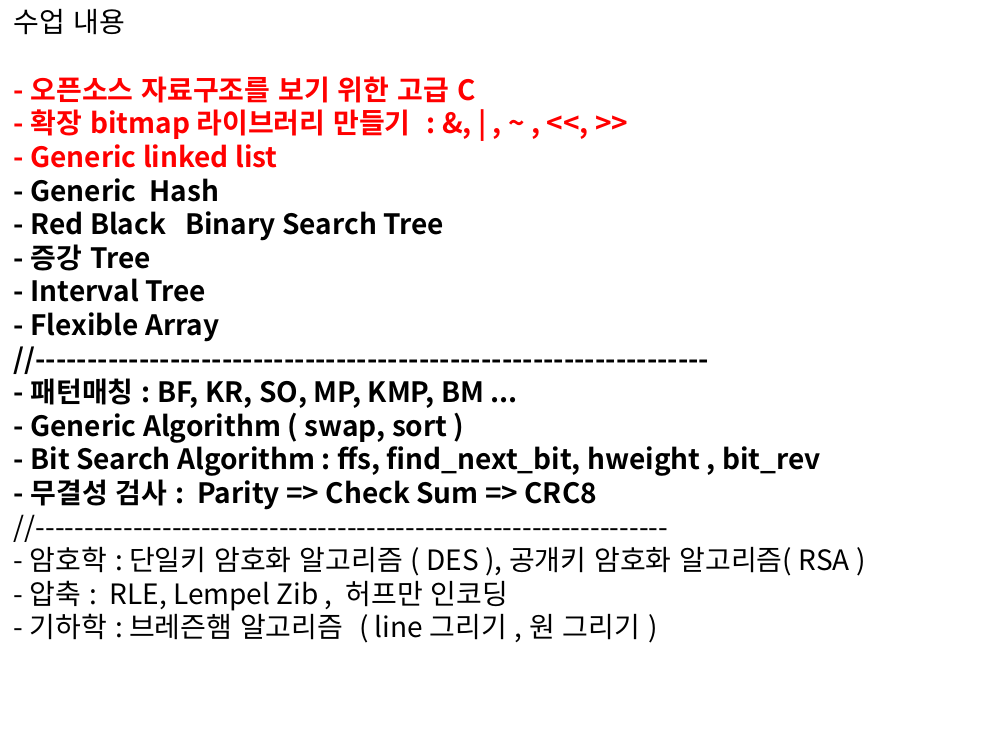
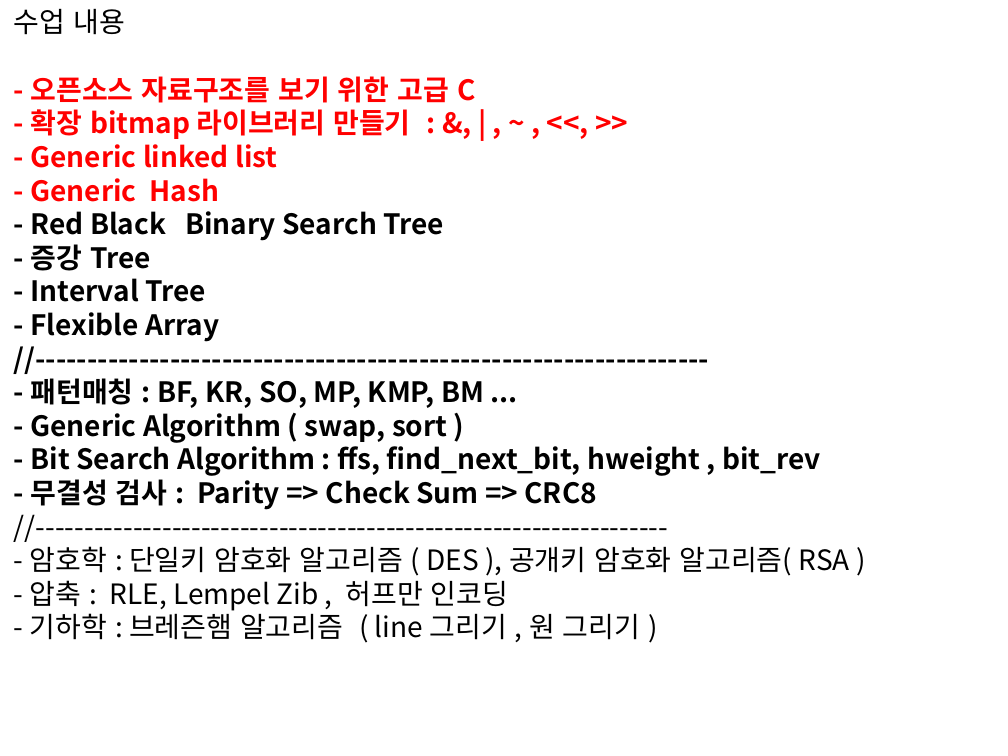
Before and after one commit to chisun-joung/osdsalgo_c, a slide deck: slide 2 of 02_day.pptx. Drawn at 1008x756 pixels with LibreOffice and Linux fonts; fonts in the diff are those of the drawing. Boxes give left, top, right and bottom in pixels: in the first picture for what was removed or moved away, otherwise in the second. Text is boxed around its words. In the diff, an @@ line names an element or a change of style, - is before the commit and + after.

```diff
--- a/02_day.pptx
+++ b/02_day.pptx
@@ text at [31,178,219,202]: text colour #000000 to #FF0000 in "- Generic Hash" @@
```
Also in this commit, not shown: 12 slides added, 4 other files.
